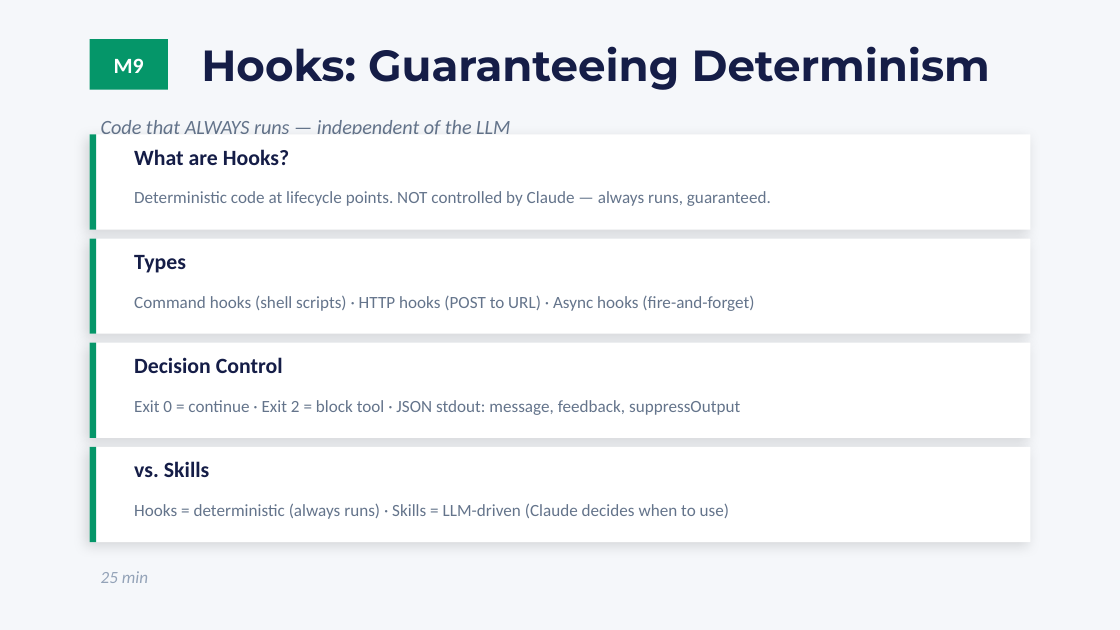
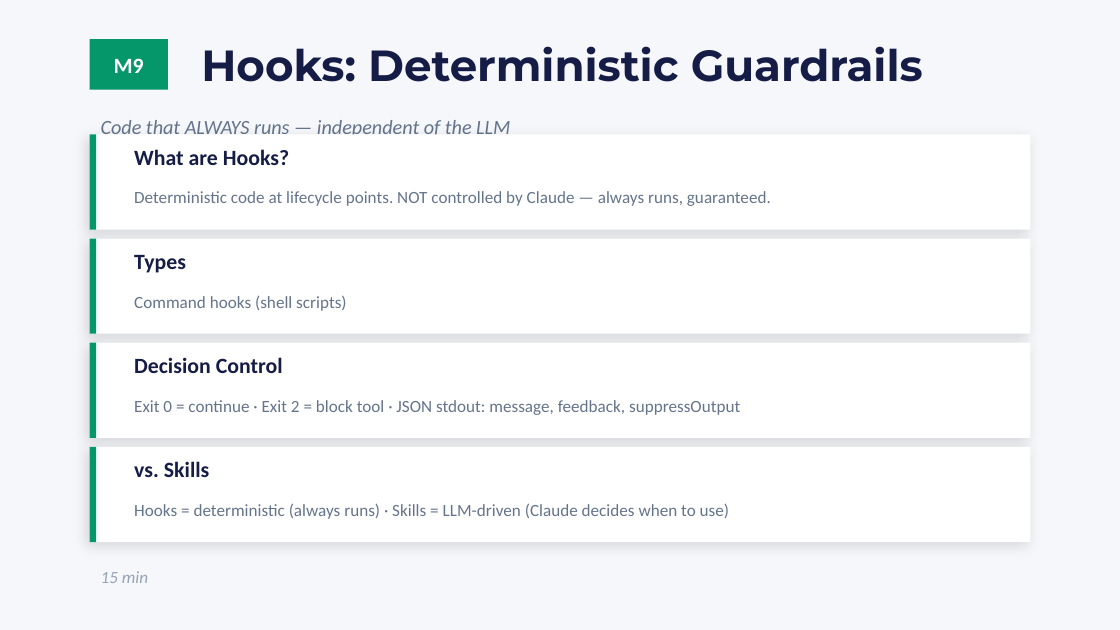
Before and after one commit to clusterreplyDE/claude_workshop, a slide deck: slide 31 of slides/workshop.pptx. Drawn at 1120x630 pixels with LibreOffice and Linux fonts; fonts in the diff are those of the drawing. Boxes give left, top, right and bottom in pixels: in the first picture for what was removed or moved away, otherwise in the second. Text is boxed around its words. In the diff, an @@ line names an element or a change of style, - is before the commit and + after.

```diff
--- a/slides/workshop.pptx
+++ b/slides/workshop.pptx
@@ text at box(201, 46, 923, 82): text changed @@
-Hooks: Guaranteeing Determinism
+Hooks: Deterministic Guardrails
@@ text at box(134, 296, 346, 311): text changed @@
-Command hooks (shell scripts) · HTTP hooks (POST to URL) · Async hooks (fire-and-forget)
+Command hooks (shell scripts)
@@ text at box(101, 571, 148, 583): text changed @@
-25 min
+15 min
```
Also in this commit, not shown: 8 other slides changed, 5 other files.
